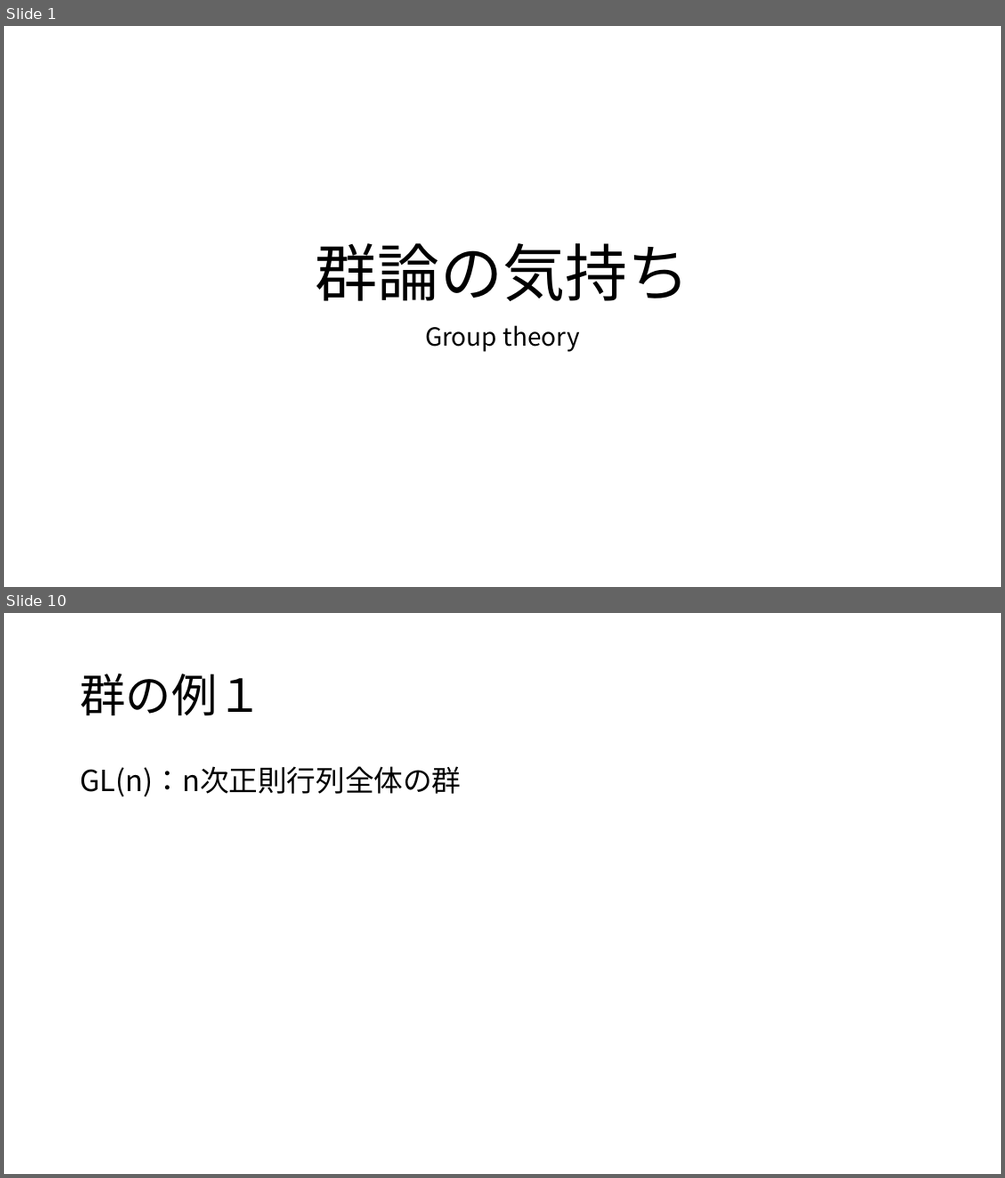
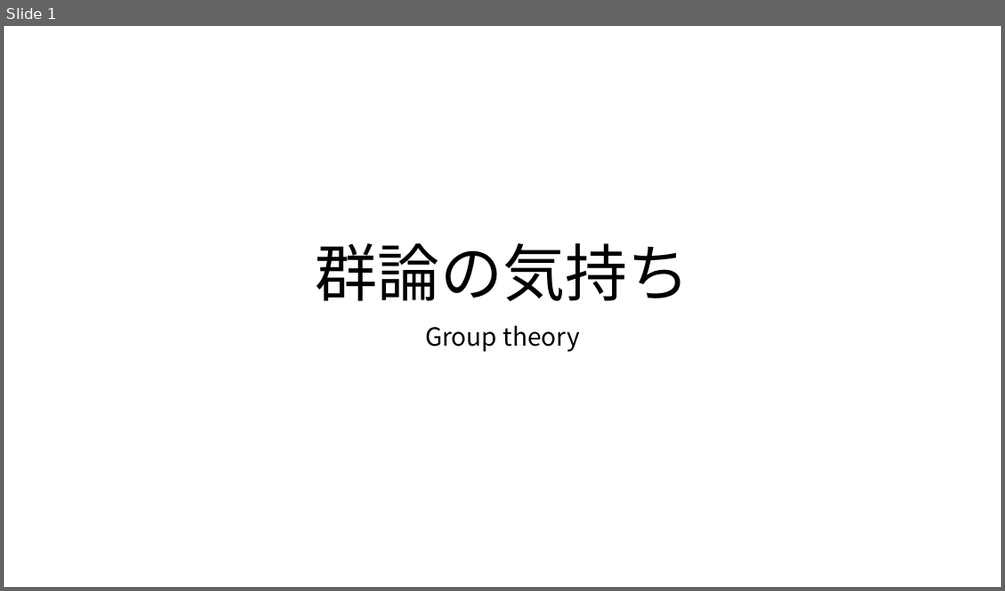
Before and after one commit to math-er/hyperbolic-space, a slide deck: 群の気持ち.pptx. Shown one above the other, each under a label of ours: slides 1 and 10 before the commit, slide 1 after it; the slides between them are not shown. The pictures are 1005x1178 and 1005x591 pixels, drawn with LibreOffice and Linux fonts; fonts in the diff are those of the drawing. Boxes give left, top, right and bottom in pixels: in the first picture for what was removed or moved away, otherwise in the second. Text is boxed around its words. In the diff, an @@ line names an element or a change of style, - is before the commit and + after.

Commit message:
chore(群の気持ち) update story

```diff
--- a/群の気持ち.pptx
+++ b/群の気持ち.pptx
@@ slide 10 removed at [4, 613, 1001, 1174], background #FFFFFF @@
@@ title removed at [80, 674, 262, 715] @@
-群の例１
@@ text removed at [80, 766, 461, 796] @@
-GL(n)：n次正則行列全体の群
```
Also in this commit, not shown: 8 slides changed, 5 slides added, 1 other slide removed.
